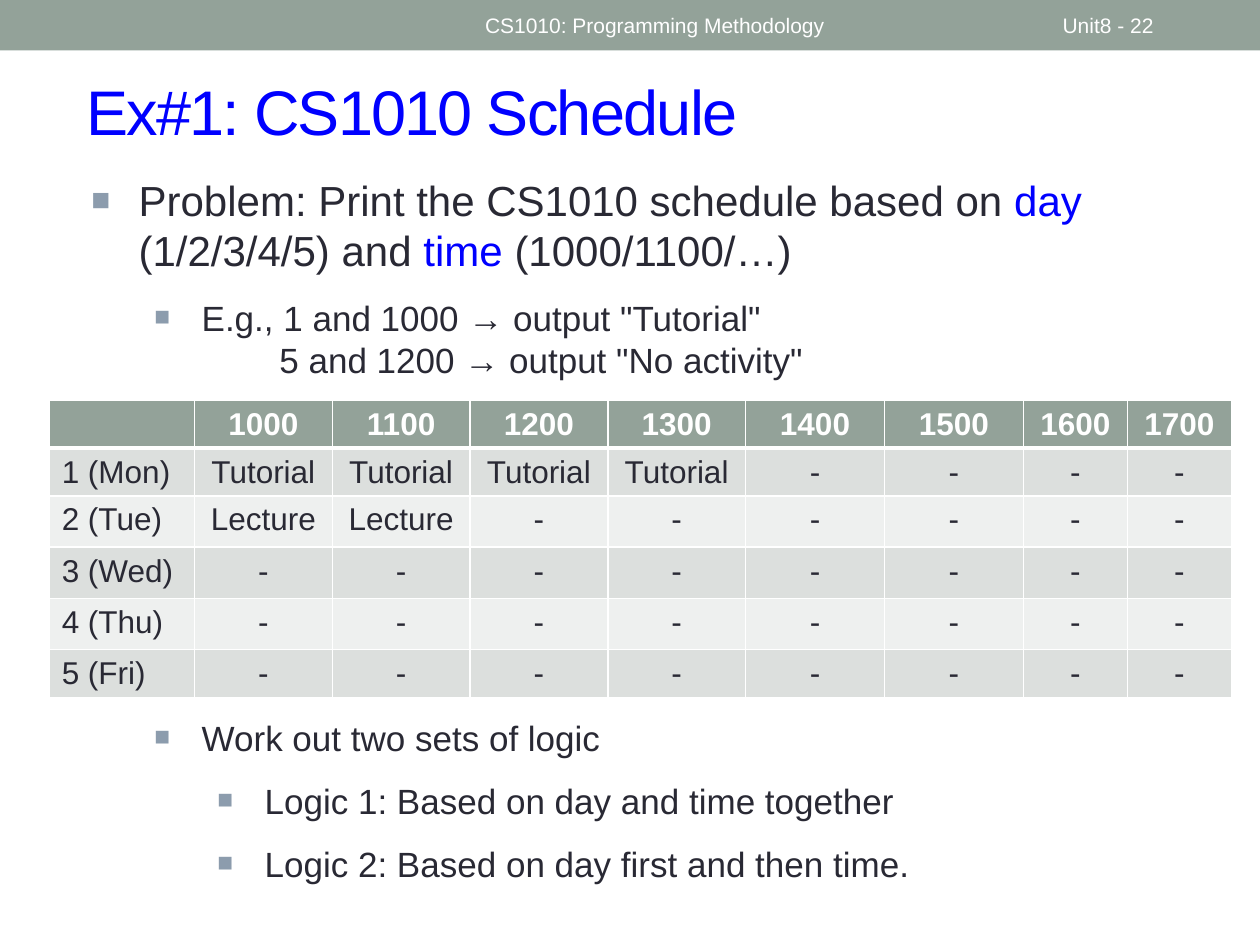
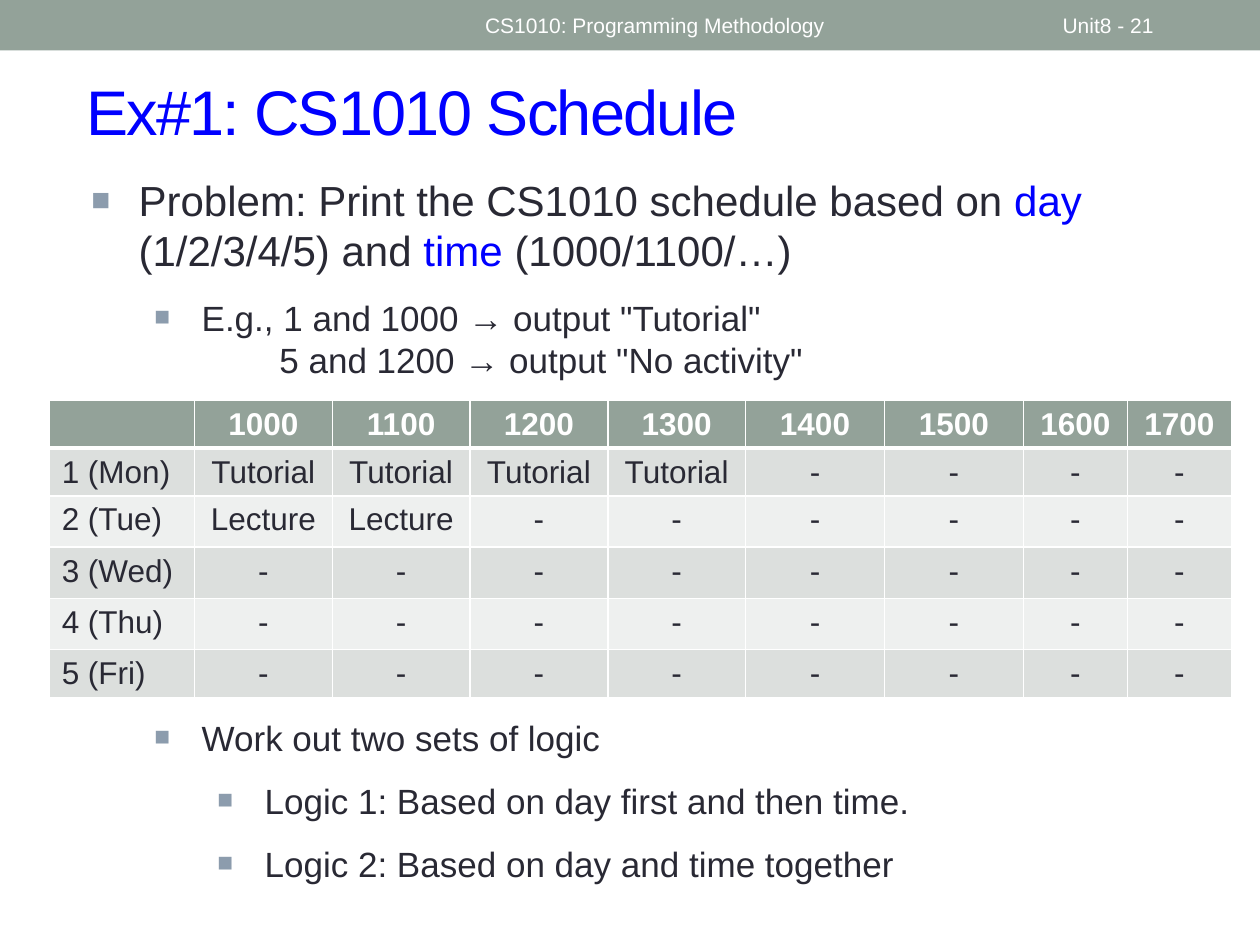
Before and after one commit to nus-cs1010-2425-s2/website, a slide deck: slide 21 of slides/Week4.pptx (slide 22 before the commit). Drawn at 1260x945 pixels with LibreOffice and Linux fonts; fonts in the diff are those of the drawing. Boxes give left, top, right and bottom in pixels: in the first picture for what was removed or moved away, otherwise in the second. Text is boxed around its words. In the diff, an @@ line names an element or a change of style, - is before the commit and + after.

```diff
--- a/slides/Week4.pptx
+++ b/slides/Week4.pptx
@@ page number at [1063, 18, 1153, 33]: text changed @@
-Unit8 - 22
+Unit8 - 21
@@ text at [265, 788, 909, 883]: text changed @@
-    ■ Logic 1: Based on day and time together
-    ■ Logic 2: Based on day first and then time.
+    ■ Logic 1: Based on day first and then time.
+    ■ Logic 2: Based on day and time together
```
Also in this commit, not shown: 2 other slides changed, 1 slide removed, 21 other files.
